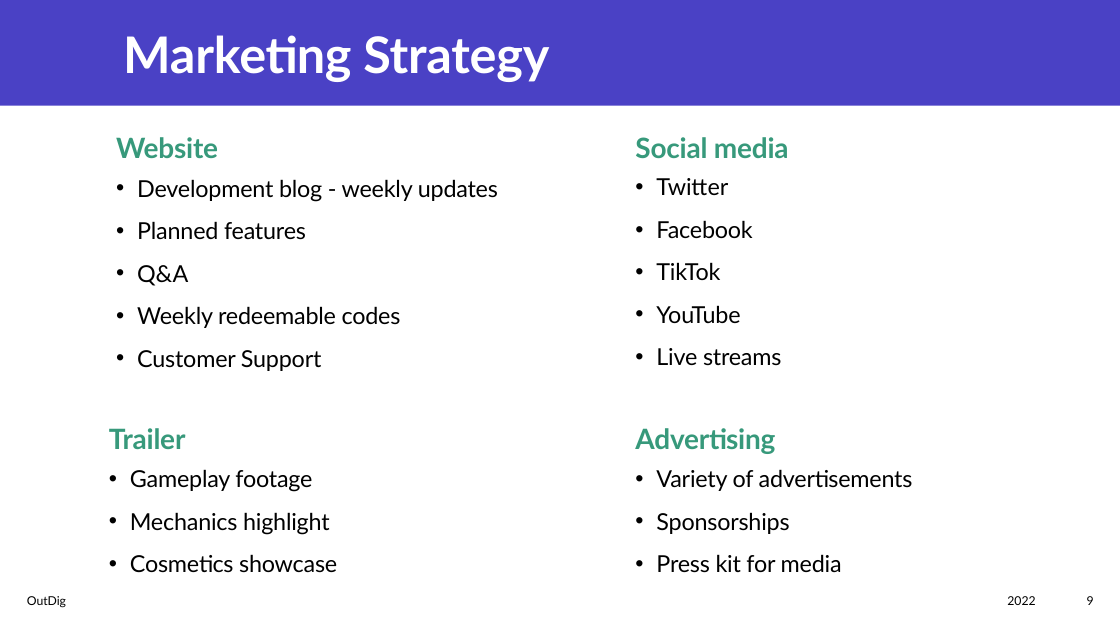
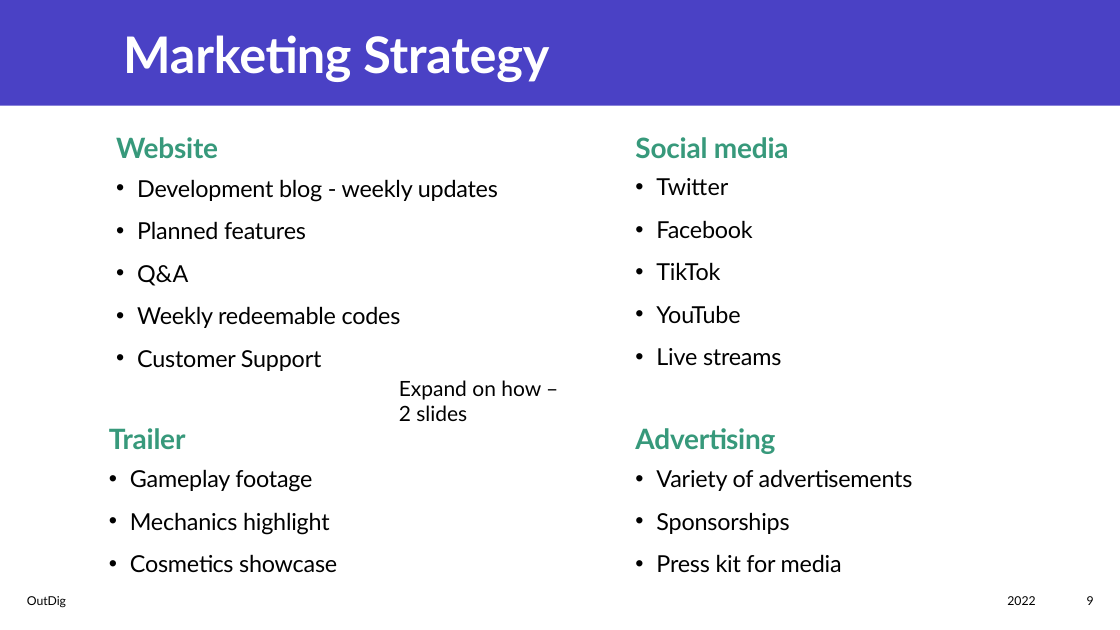
Before and after one commit to Joe34441/IndieDevPPT, a slide deck: slide 9 of CT6018 Joe Mason s4001719.pptx. Drawn at 1120x630 pixels with LibreOffice and Linux fonts; fonts in the diff are those of the drawing. Boxes give left, top, right and bottom in pixels: in the first picture for what was removed or moved away, otherwise in the second. Text is boxed around its words. In the diff, an @@ line names an element or a change of style, - is before the commit and + after.

```diff
--- a/CT6018 Joe Mason s4001719.pptx
+++ b/CT6018 Joe Mason s4001719.pptx
@@ text added at [399,380,541,421], 18 pt, text #000000 @@
+Expand on how – 2 slides
```
Also in this commit, not shown: 12 other slides changed.
